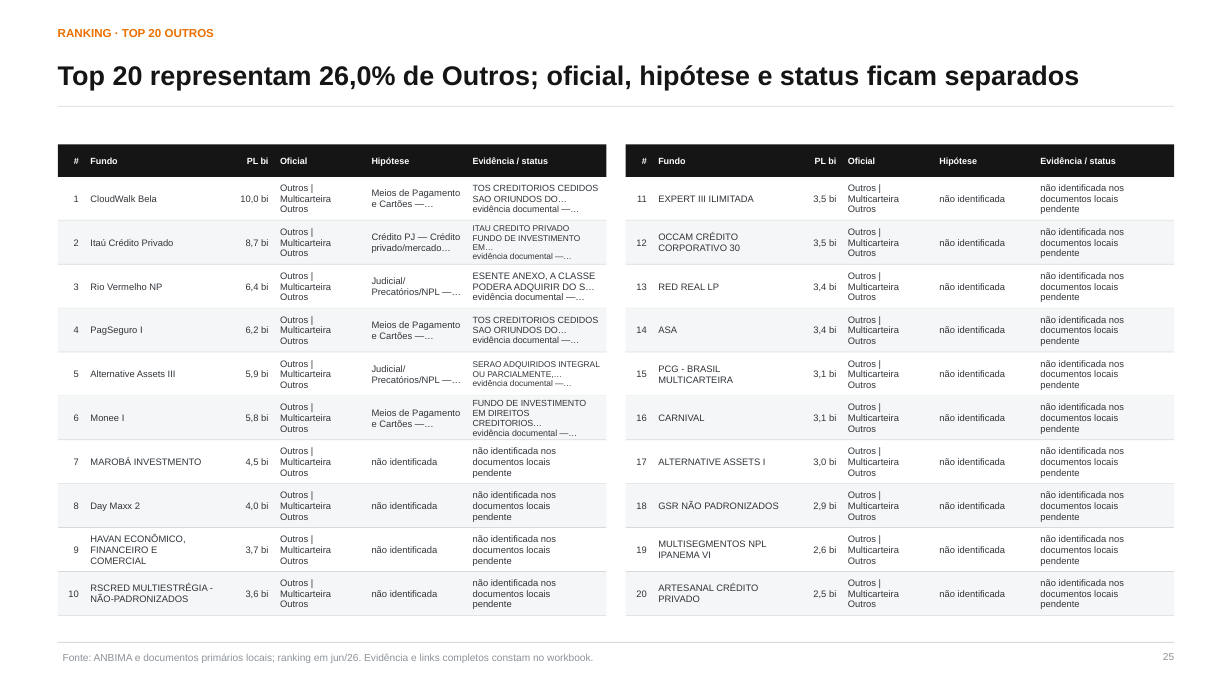
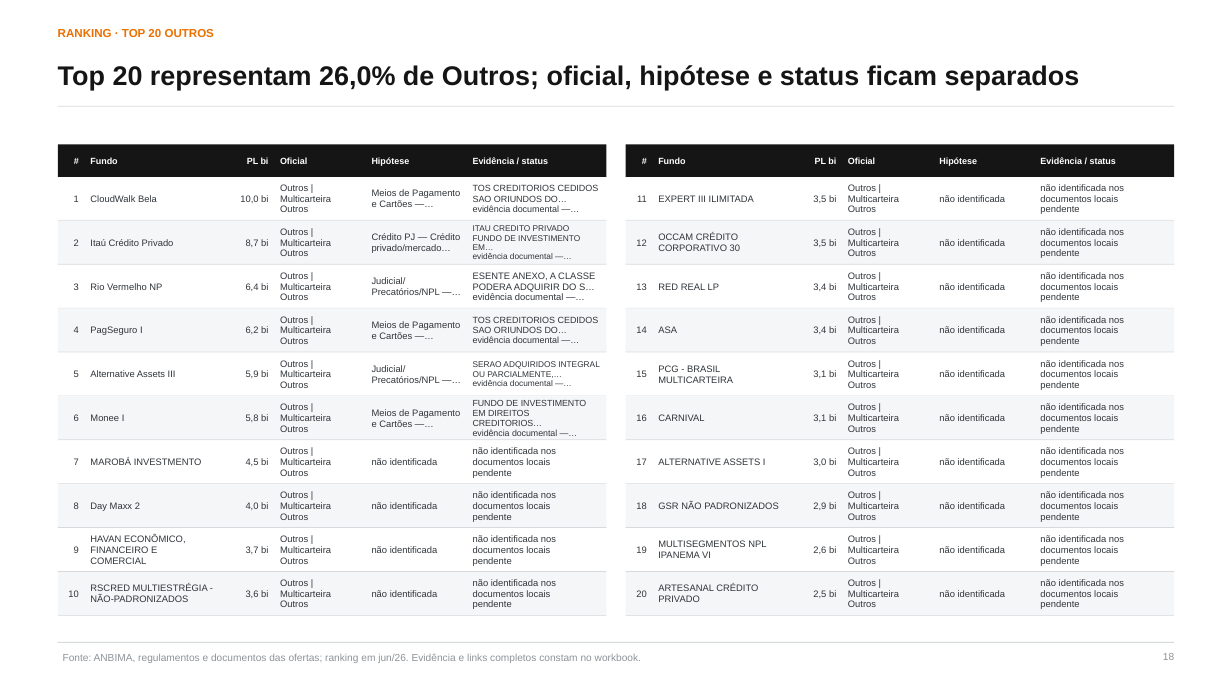
Before and after one commit to abalroar/fidc, a slide deck: slide 18 of data/industry_study/generated_revision/industry_executive_revised.pptx (slide 25 before the commit). Drawn at 1232x693 pixels with LibreOffice and Linux fonts; fonts in the diff are those of the drawing. Boxes give left, top, right and bottom in pixels: in the first picture for what was removed or moved away, otherwise in the second. Text is boxed around its words. In the diff, an @@ line names an element or a change of style, - is before the commit and + after.

```diff
--- a/data/industry_study/generated_revision/industry_executive_revised.pptx
+++ b/data/industry_study/generated_revision/industry_executive_revised.pptx
@@ text at box(63, 654, 641, 663): text changed @@
-Fonte: ANBIMA e documentos primários locais; ranking em jun/26. Evidência e links completos constam no workbook.
+Fonte: ANBIMA, regulamentos e documentos das ofertas; ranking em jun/26. Evidência e links completos constam no workbook.
```
Also in this commit, not shown: 42 other slides changed, 4 slides removed, 22 other files.
